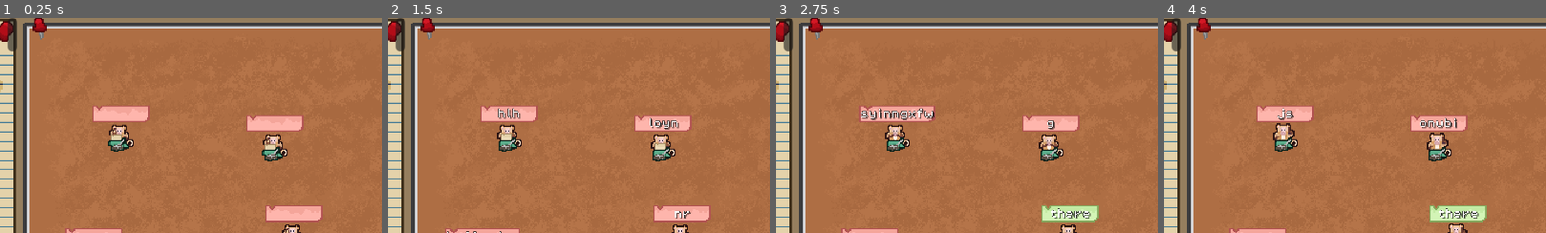
Above: before the commit, frames 1-4 (left to right).
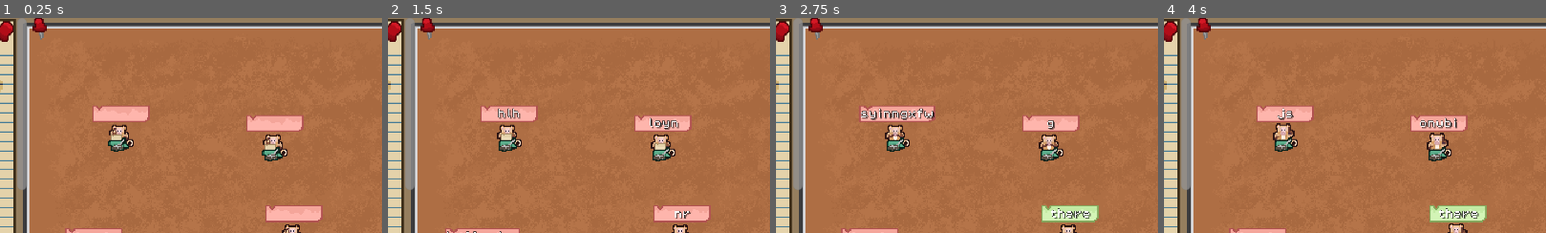
Above: after the commit, the same moments.

Repository: levienk/GMTK-Game-Jam-2024
Game: Godot game, scene res://game.tscn
Two runs of this game, one before a commit and one after it. Both use one fixed random seed, a clock stepped at 60 frames per second and the inputs below.
Inputs (mouse positions are % of the whole screen's width and height, from its top left):
- Up to frame 1 (0.25 s): no input
- Up to frame 2 (1.5 s): click (13, 89) at 0.52 s; type "12" at 0.6 s; type "nr" at 1.25 s
- Up to frame 3 (2.75 s): type "biojcm" at 2 s
- Up to frame 4 (4 s): click (3, 2) at 2.75 s; click (3, 2) at 3.5 s
The pictures show only the part of the screen within x 23-73%, y 0-50%; the shares and areas given below are measured in that part.

The runs differ from the first frame. In frame 1, 2.3% of the frame differs, in the area x 2-7%, y 0-80%; in frame 2, 2.3%; in frame 3, 2.3%; in frame 4, 2.3%.

Commit message:
fixed scroll bar

Diff:
--- /dev/null
+++ b/flow_container.gd
@@ -0,0 +1,30 @@
+extends FlowContainer
+
+@onready var WordBox = preload("res://interface/word_box.tscn")
+
+# Called when the node enters the scene tree for the first time.
+func _ready() -> void:
+	pass # Replace with function body.
+
+func sort_children():
+
+	# Get the kiddos of the FlowContainer
+	var kids = get_children()
+	# Sort the kiddos (as an array) by name.
+	kids.sort_custom(_sort_by_name)
+	#.sort_custom(_sort_by_name)
+
+	for kid in kids:
+
+		remove_child(kid)
+		add_child(kid)
+
+func _sort_by_name(a, b):
+
+	var text_a = a.get_node("TextBoundary/Label").text
+	var text_b = b.get_node("TextBoundary/Label").text
+	return  text_a < text_b
+
+# Called every frame. 'delta' is the elapsed time since the previous frame.
+func _process(delta: float) -> void:
+	pass
--- a/game.tscn
+++ b/game.tscn
@@ -13,6 +13,8 @@
 script = ExtResource("1_56afu")
 
 [node name="Background" type="TextureRect" parent="."]
+offset_right = 640.0
+offset_bottom = 360.0
 texture = ExtResource("2_l3re6")
 
 [node name="Monkeys" type="Node" parent="."]
--- /dev/null
+++ b/v_box_container.gd
@@ -0,0 +1,30 @@
+extends VBoxContainer
+
+@onready var WordBox = preload("res://interface/word_box.tscn")
+
+# Called when the node enters the scene tree for the first time.
+func _ready() -> void:
+	pass # Replace with function body.
+
+func sort_children():
+
+	# Get the kiddos of the FlowContainer
+	var kids = get_children()
+	# Sort the kiddos (as an array) by name.
+	kids.sort_custom(_sort_by_name)
+	#.sort_custom(_sort_by_name)
+
+	for kid in kids:
+
+		remove_child(kid)
+		add_child(kid)
+
+func _sort_by_name(a, b):
+
+	var text_a = a.get_node("TextBoundary/Label").text
+	var text_b = b.get_node("TextBoundary/Label").text
+	return  text_a < text_b
+
+# Called every frame. 'delta' is the elapsed time since the previous frame.
+func _process(delta: float) -> void:
+	pass
--- a/word_bank.gd
+++ b/word_bank.gd
@@ -1,4 +1,4 @@
-extends Area2D
+extends Node2D
 
 const size = Vector2(160, 280)
 @onready var WordBox = preload("res://interface/word_box.tscn")
@@ -21,8 +21,8 @@
 func _process(delta: float) -> void:
 	print($ScrollContainer.size)
 	print($ScrollContainer.custom_minimum_size)
-	print($ScrollContainer/FlowContainer.size)
-	print($ScrollContainer/FlowContainer.custom_minimum_size)
+	print($ScrollContainer/HFlowContainer.size)
+	print($ScrollContainer/HFlowContainer.custom_minimum_size)
 
 	pass
 
@@ -31,5 +31,5 @@
 
 	var new_word_container = WordBox.instantiate()
 	new_word_container.create(word)
-	$ScrollContainer/FlowContainer.add_child(new_word_container)
-	$ScrollContainer/FlowContainer.sort_children()
+	$ScrollContainer/HFlowContainer.add_child(new_word_container)
+	$ScrollContainer/HFlowContainer.sort_children()
--- a/word_bank.tscn
+++ b/word_bank.tscn
@@ -3,18 +3,18 @@
 [ext_resource type="Script" path="res://word_bank.gd" id="1_5vbw8"]
 [ext_resource type="Script" path="res://h_flow_container.gd" id="2_rs8d5"]
 
-[node name="WordBank" type="Area2D"]
+[node name="WordBank" type="Node2D"]
 script = ExtResource("1_5vbw8")
 
 [node name="ScrollContainer" type="ScrollContainer" parent="."]
-offset_right = 160.0
-offset_bottom = 28.0
+z_index = 14
+clip_contents = false
+offset_right = 168.0
+offset_bottom = 144.0
 horizontal_scroll_mode = 0
 vertical_scroll_mode = 2
 
-[node name="FlowContainer" type="HFlowContainer" parent="ScrollContainer"]
-top_level = true
-clip_contents = true
+[node name="HFlowContainer" type="HFlowContainer" parent="ScrollContainer"]
 custom_minimum_size = Vector2(160, 40)
 layout_mode = 2
 script = ExtResource("2_rs8d5")
Not shown, added: assets/art/background/Titleicon.png.import
